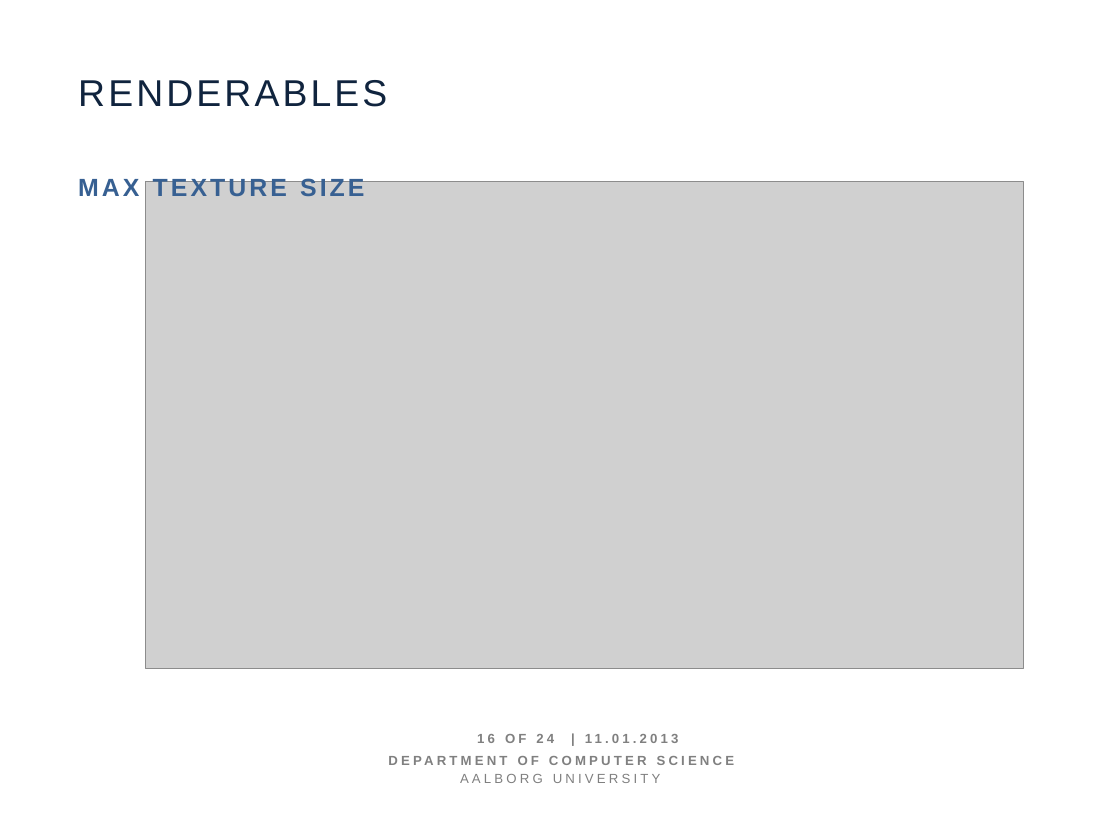
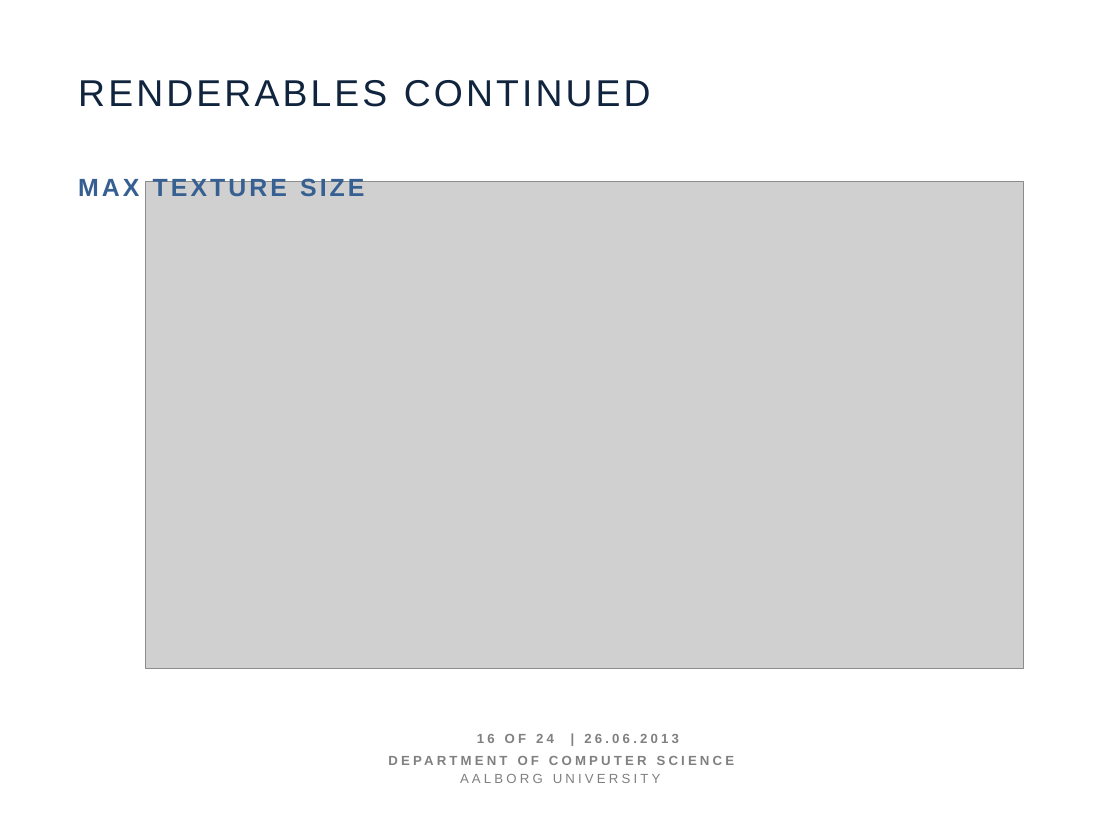
Before and after one commit to figa12/sw606f13, a slide deck: slide 16 of slides/main.pptx. Drawn at 1120x840 pixels with LibreOffice and Linux fonts; fonts in the diff are those of the drawing; grey boxes stand for pictures. Boxes give left, top, right and bottom in pixels: in the first picture for what was removed or moved away, otherwise in the second. Text is boxed around its words. In the diff, an @@ line names an element or a change of style, - is before the commit and + after.

```diff
--- a/slides/main.pptx
+++ b/slides/main.pptx
@@ text at bbox=[78, 80, 651, 107]: text changed @@
-RENDERABLES
+RENDERABLES CONTINUED
@@ text at bbox=[477, 734, 678, 743]: text changed @@
-16 OF 24 | 11.01.2013
+16 OF 24 | 26.06.2013
```
Also in this commit, not shown: 6 other slides changed.
